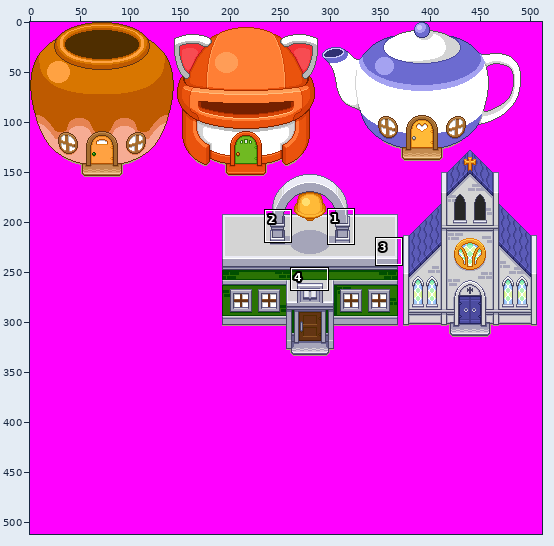
Sprite sheet -- SboGrpData/res/map03.png. The first picture is a wide view before the edit; the outline marks the close-up.
Close-up. Before the commit:
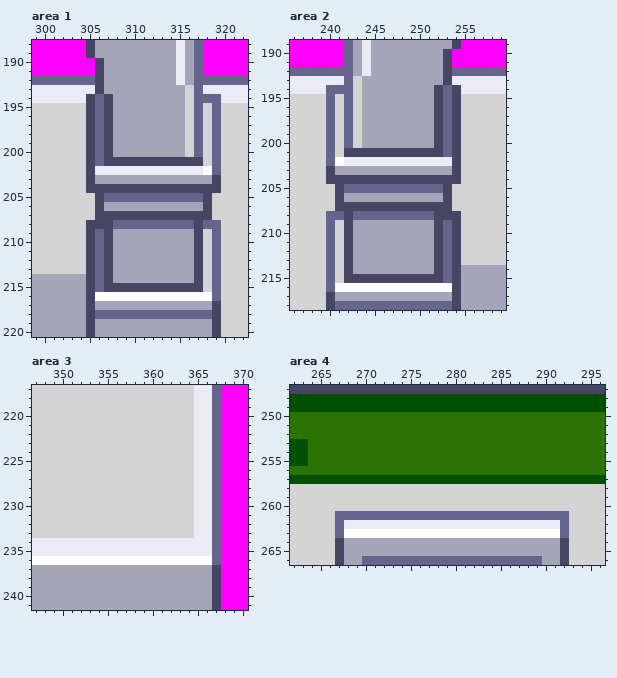
The file is 512x512 pixels. Colours within 5 levels of each other are drawn and written as one. Shown: area 1: x 299..322, y 188..220; area 2: x 236..259, y 189..218; area 3: x 347..370, y 217..241; area 4: x 262..296, y 247..266. The commit also changed other parts of the picture, which this record leaves out.
After the commit:
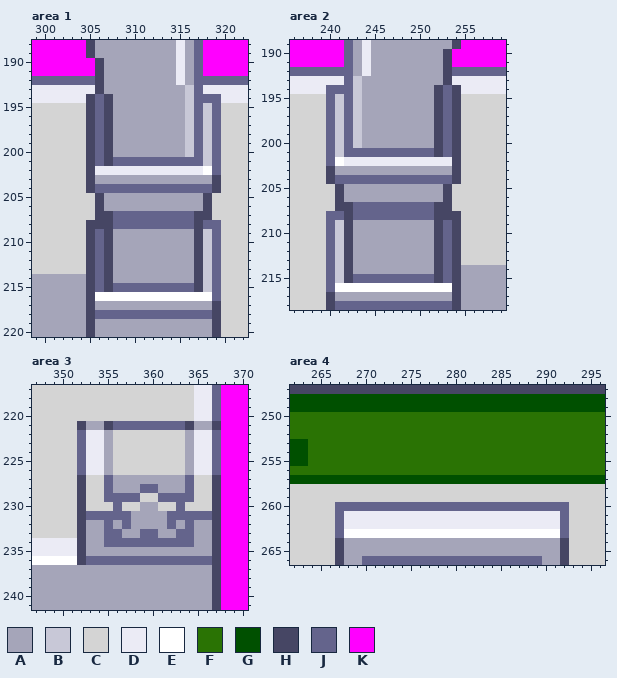
Palette (. is transparent): A #a5a5b9  B #c8c8d7  C #d4d4d4  D #ebebf5  E #ffffff  F #2a7304  G #005000  H #464664  J #64648c  K #ff00ff
Changes in this commit:
Area 1:
y 193..194: x 316 C -> B
y 195..200: x 316 C -> B; x 318 C -> B
y 201: x 308..318 HHHHHHHHHHC -> JJJJJJJJJJB
y 204: x 306..318 HHHHHHHHHHHHH -> JJJJJJJJJJJJJ
y 205: x 307..317 JJJJJJJJJJJ -> AAAAAAAAAAA
y 207: x 308..316 HHHHHHHHH -> JJJJJJJJJ
y 209..214: x 318 C -> B
y 215: x 308..316 HHHHHHHHH -> JJJJJJJJJ; x 318 C -> B
Area 2:
y 193..194: x 243 C -> B
y 195..200: x 241 C -> B; x 243 C -> B
y 201: x 241..251 CHHHHHHHHHH -> BJJJJJJJJJJ
y 204: x 241..253 HHHHHHHHHHHHH -> JJJJJJJJJJJJJ
y 205: x 242..252 JJJJJJJJJJJ -> AAAAAAAAAAA
y 207: x 243..251 HHHHHHHHH -> JJJJJJJJJ
y 209..214: x 241 C -> B
y 215: x 241 C -> B; x 243..251 HHHHHHHHH -> JJJJJJJJJ
Area 3:
y 221: x 352..367 CCCCCCCCCCCCCDDJ -> HAAHJJJJJJJJHAAH
y 222..226: x 352..355 CCCC -> JDDA; x 364 C -> A
y 227: x 352 C -> H; x 355..367 CCCCCCCCCCDDJ -> JAAAAAAAAJCCH
y 228: x 352 C -> H; x 355..367 CCCCCCCCCCDDJ -> JAAAJJAAAJCCH
y 229: x 352 C -> H; x 355..358 CCCC -> JJJJ; x 361..367 CCCCDDJ -> JJJJCCH
y 230: x 352 C -> H; x 356 C -> J; x 359..360 CC -> AA; x 363 C -> J; x 365..367 DDJ -> CCH
y 231: x 352..367 CCCCCCCCCCCCCDDJ -> HJJJJJAAAAJJJJJH
y 232: x 352..367 CCCCCCCCCCCCCDDJ -> HAAJAJAAAAJAJAAH
y 233: x 352..367 CCCCCCCCCCCCCDDJ -> HAAJJAAJJAAJJAAH
y 234: x 352..367 DDDDDDDDDDDDDDDJ -> HAAJJJJJJJJJJAAH
y 235: x 352..367 DDDDDDDDDDDDDDDJ -> HAAAAAAAAAAAAAAH
y 236: x 352..367 EEEEEEEEEEEEEEEJ -> HJJJJJJJJJJJJJJH
Area 4:
y 260: x 267..292 CCCCCCCCCCCCCCCCCCCCCCCCCC -> JJJJJJJJJJJJJJJJJJJJJJJJJJ
y 261: x 268..291 JJJJJJJJJJJJJJJJJJJJJJJJ -> DDDDDDDDDDDDDDDDDDDDDDDD
